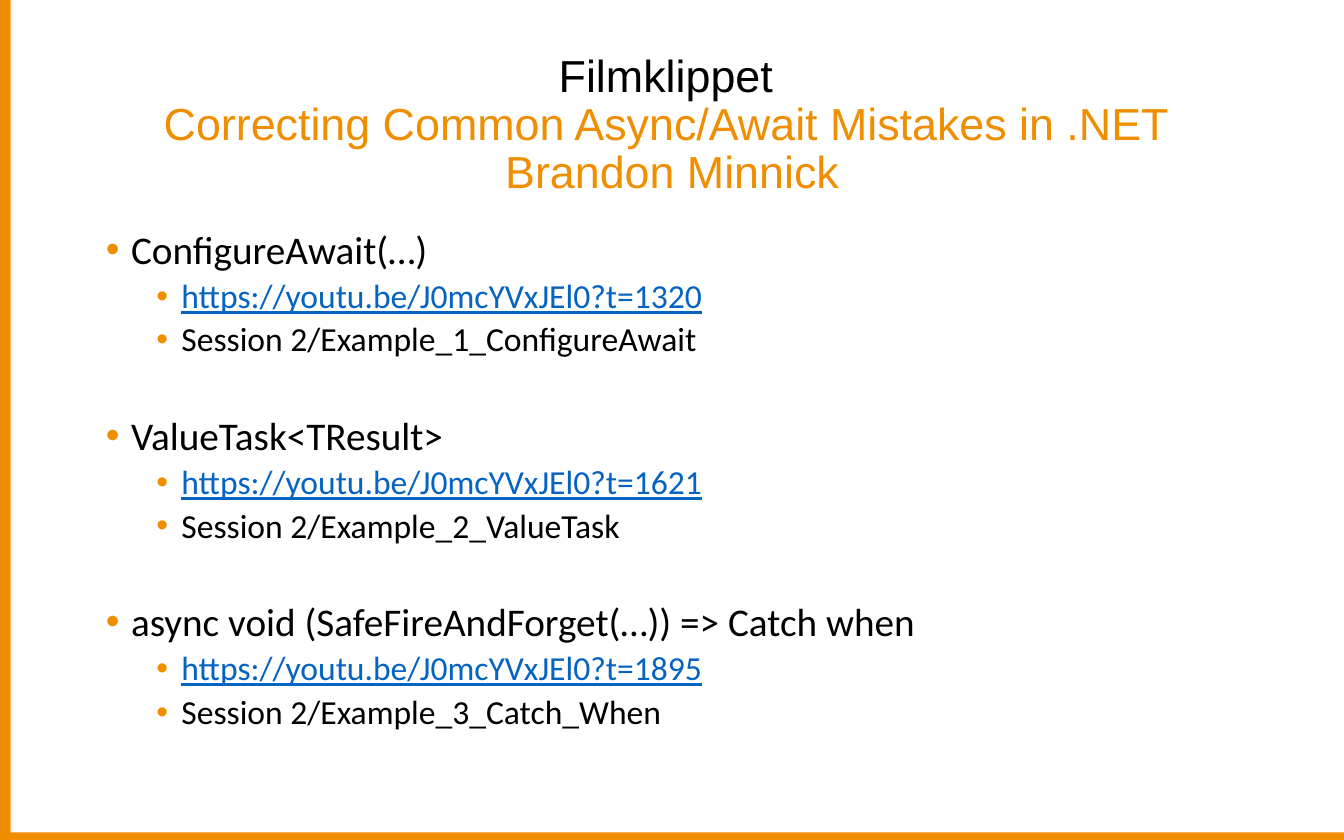
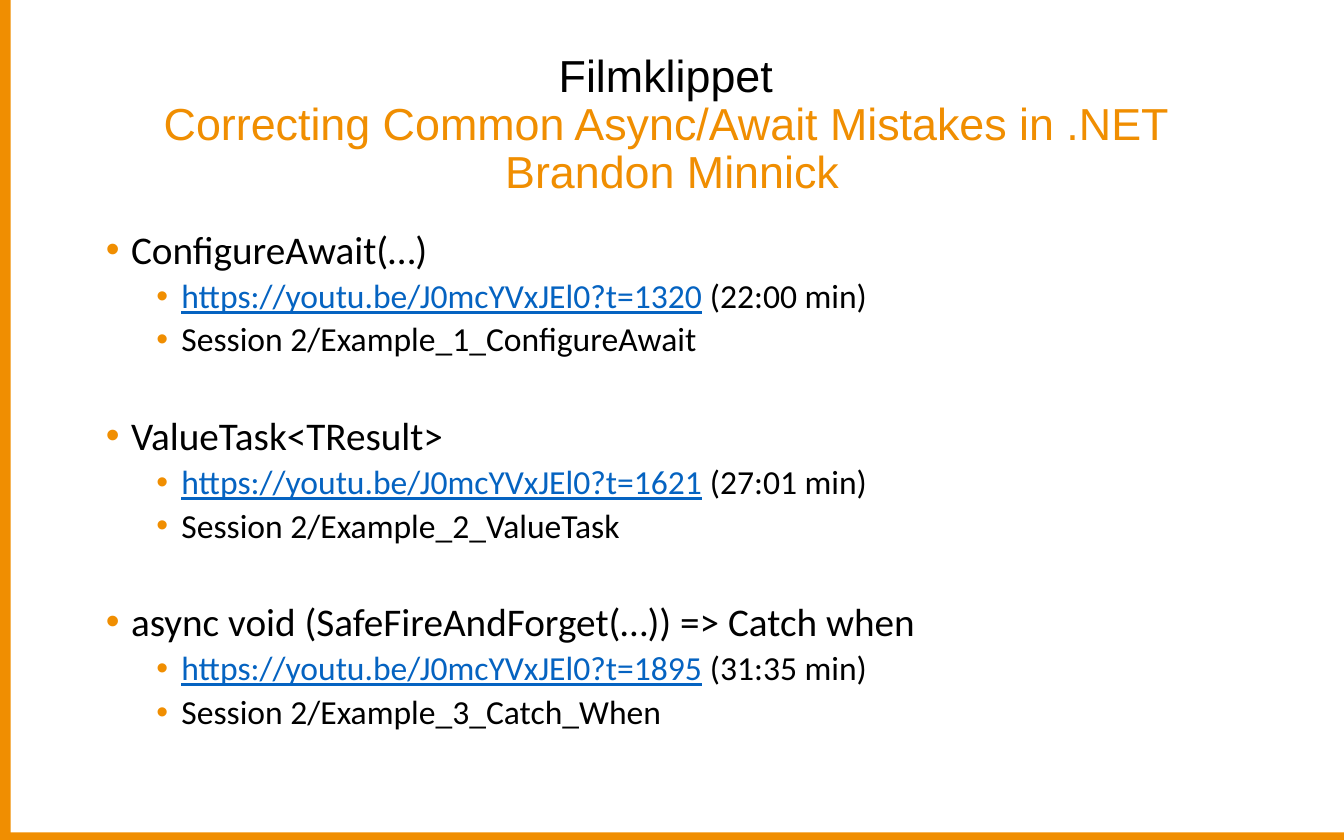
Before and after one commit to HeadlightAB/Techlunch.Async.Await, a slide deck: slide 3 of pptx/Async-Await_2.pptx. Drawn at 1344x840 pixels with LibreOffice and Linux fonts; fonts in the diff are those of the drawing; background and template pictures are left out. Boxes give left, top, right and bottom in pixels: in the first picture for what was removed or moved away, otherwise in the second. Text is boxed around its words. In the diff, an @@ line names an element or a change of style, - is before the commit and + after.

```diff
--- a/pptx/Async-Await_2.pptx
+++ b/pptx/Async-Await_2.pptx
@@ text at (x1=181, y1=283, x2=867, y2=314): text changed @@
-  • https://youtu.be/J0mcYVxJEl0?t=1320
+  • https://youtu.be/J0mcYVxJEl0?t=1320 (22:00 min)
@@ text at (x1=181, y1=469, x2=867, y2=500): text changed @@
-  • https://youtu.be/J0mcYVxJEl0?t=1621
+  • https://youtu.be/J0mcYVxJEl0?t=1621 (27:01 min)
@@ text at (x1=181, y1=655, x2=867, y2=686): text changed @@
-  • https://youtu.be/J0mcYVxJEl0?t=1895
+  • https://youtu.be/J0mcYVxJEl0?t=1895 (31:35 min)
```
Also in this commit, not shown: 1 other slide changed.
